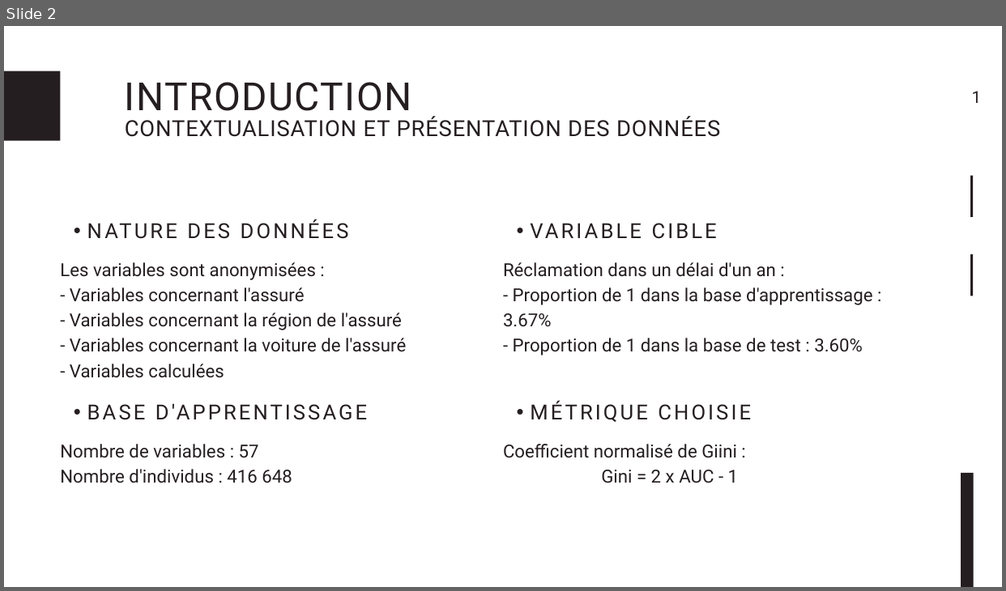
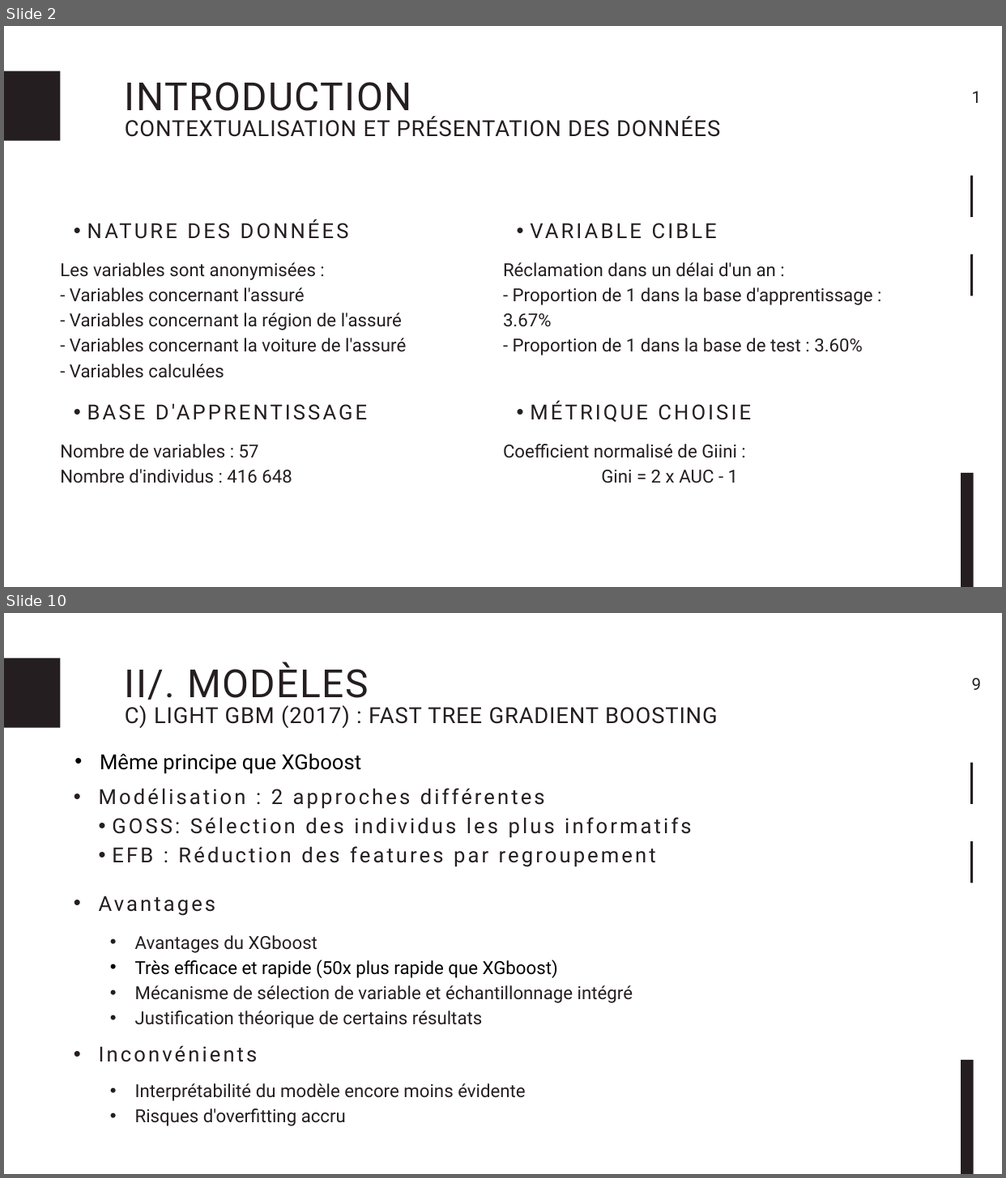
Before and after one commit to Psqrt/projet_ml, a slide deck: presentation/projet_ml.pptx. Shown one above the other, each under a label of ours: slide 2 before the commit, slides 2 and 10 after it; the slides between them are not shown. The pictures are 1006x591 and 1006x1178 pixels, drawn with LibreOffice and Linux fonts; fonts in the diff are those of the drawing. Boxes give left, top, right and bottom in pixels: in the first picture for what was removed or moved away, otherwise in the second. Text is boxed around its words. In the diff, an @@ line names an element or a change of style, - is before the commit and + after.

```diff
--- a/presentation/projet_ml.pptx
+++ b/presentation/projet_ml.pptx
@@ slide 10 added at <box>4,613,1002,1174</box>, background #FFFFFF @@
@@ rectangle added at <box>4,658,60,728</box>, fill #251E20 @@
@@ text added at <box>125,662,368,707</box>, 56 pt, text #251E20 @@
+II/. MODÈLES
@@ text added at <box>972,678,982,690</box>, 24 pt, text #251E20 @@
+9
@@ text added at <box>125,705,718,728</box>, 32 pt, text #251E20 @@
+C) LIGHT GBM (2017) : FAST TREE GRADIENT BOOSTING
@@ text added at <box>100,753,362,774</box>, 30 pt, text #000000 @@
+• Même principe que XGboost
@@ rectangle added at <box>970,763,973,804</box>, fill #251E20 @@
@@ text added at <box>99,788,691,867</box>, 30 pt, text #251E20 @@
+  • Modélisation : 2 approches différentes
+    • GOSS: Sélection des individus les plus informatifs
+    • EFB : Réduction des features par regroupement
@@ rectangle added at <box>970,841,973,883</box>, fill #251E20 @@
@@ text added at <box>135,936,219,953</box>, 30 pt, text #251E20 @@
+  • Avantages
@@ text added at <box>135,935,633,1029</box>, 26 pt, text #251E20 @@
+    • Avantages du XGboost
+    • Très efficace et rapide (50x plus rapide que XGboost)
+    • Mécanisme de sélection de variable et échantillonnage intégré
+    • Justification théorique de certains résultats
@@ text added at <box>99,1046,258,1063</box>, 30 pt, text #251E20 @@
+  • Inconvénients
@@ rectangle added at <box>961,1060,973,1174</box>, fill #251E20 @@
@@ text added at <box>135,1084,526,1127</box>, 26 pt, text #251E20 @@
+    • Interprétabilité du modèle encore moins évidente
+    • Risques d'overfitting accru
```
Also in this commit, not shown: 7 slides changed, 3 other slides added, 1 slide removed, 3 other files.
